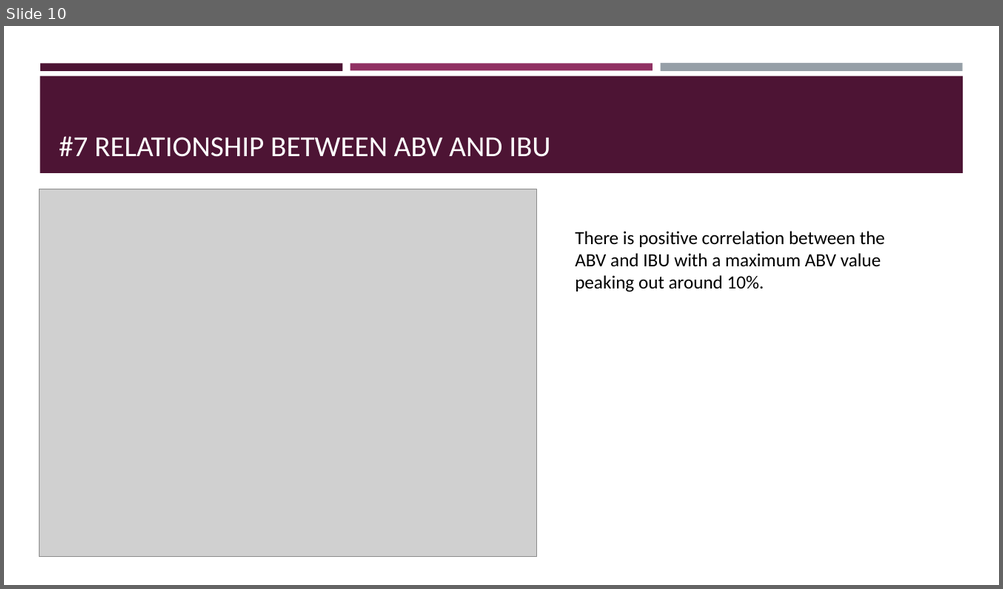
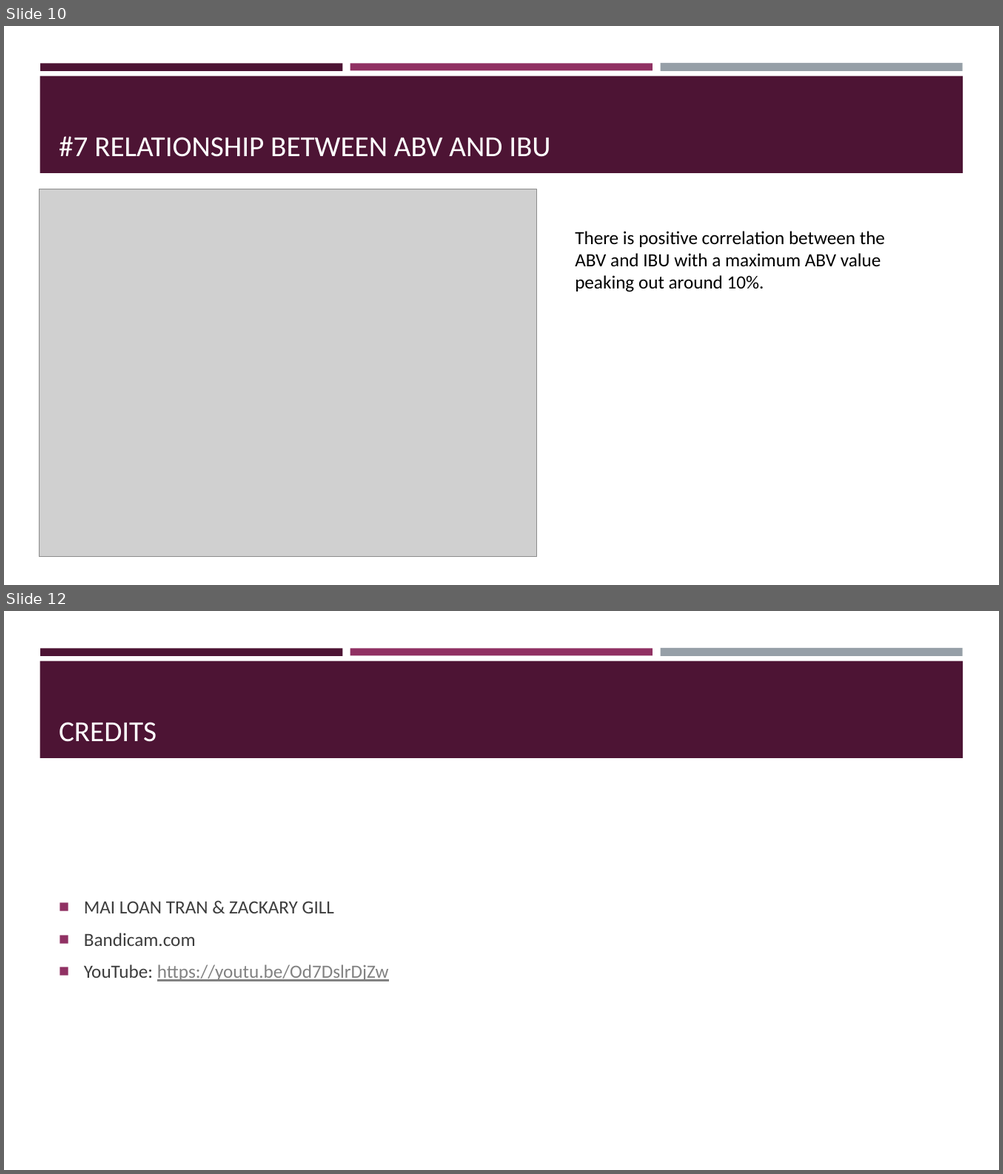
Before and after one commit to mltran2017/MSDS6306-404_CS1, a slide deck: pres/6306_CaseStudy_1_Slides.pptx. Shown one above the other, each under a label of ours: slide 10 before the commit, slides 10 and 12 after it; the slides between them are not shown. The pictures are 1003x589 and 1003x1174 pixels, drawn with LibreOffice and Linux fonts; fonts in the diff are those of the drawing; grey boxes stand for pictures. Boxes give left, top, right and bottom in pixels: in the first picture for what was removed or moved away, otherwise in the second. Text is boxed around its words. In the diff, an @@ line names an element or a change of style, - is before the commit and + after.

Commit message:
Added YouTube URL

```diff
--- a/pres/6306_CaseStudy_1_Slides.pptx
+++ b/pres/6306_CaseStudy_1_Slides.pptx
@@ slide 12 added at <box>4,611,999,1170</box>, background #FFFFFF; not listed: 4 template elements that a slide beside it also shows @@
@@ title added at <box>59,722,156,742</box>, 28 pt, text #FFFFFF @@
+CREDITS
@@ text added at <box>84,901,389,982</box>, 18 pt, text #3D3D3D @@
+■ MAI LOAN TRAN & ZACKARY GILL
+■ Bandicam.com
+■ YouTube: https://youtu.be/Od7DslrDjZw
```
